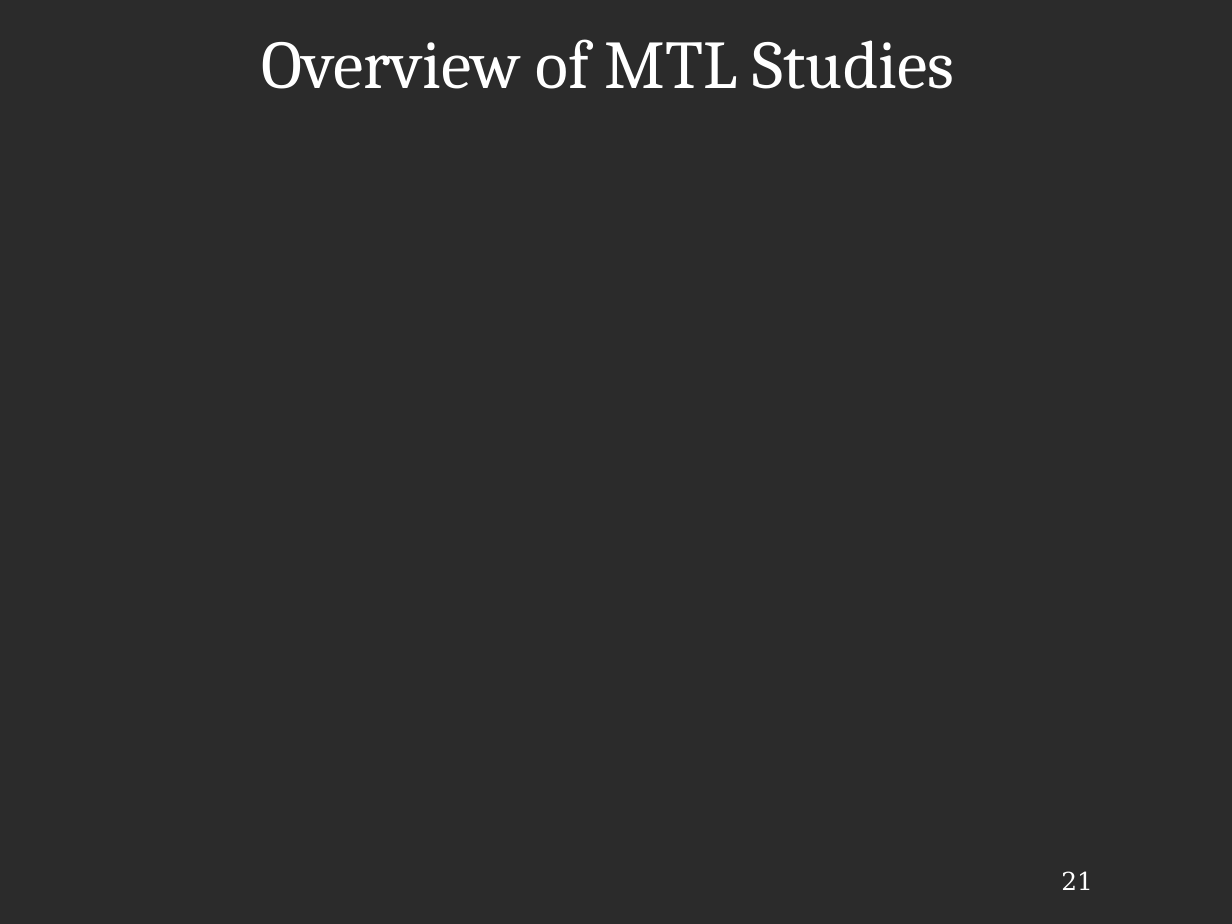
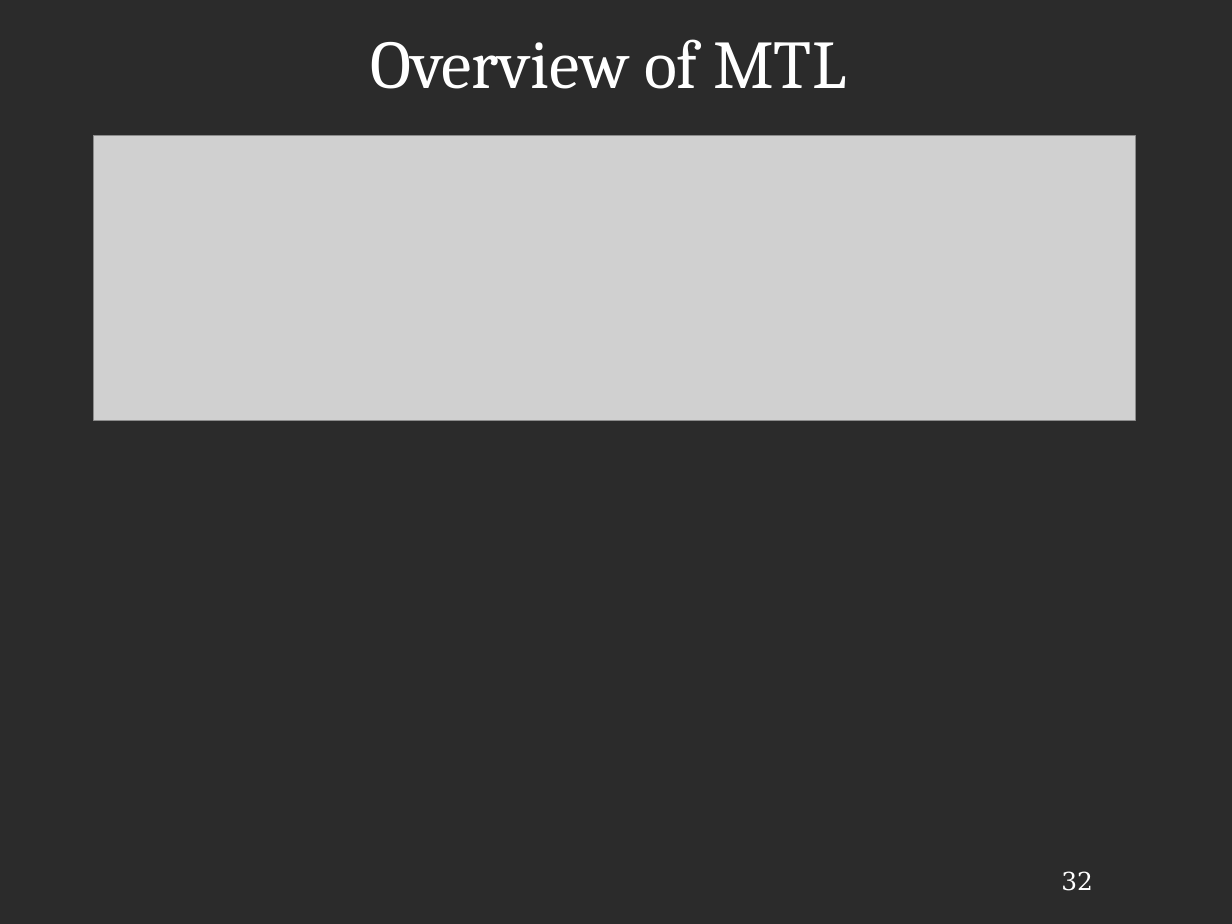
Before and after one commit to JRMeyer/defense, a slide deck: slide 32 of defense.odp (slide 21 before the commit). Drawn at 1232x924 pixels with LibreOffice and Linux fonts; fonts in the diff are those of the drawing; grey boxes stand for pictures; background and template pictures are left out; a plain dark background stands for a picture behind light text. Boxes give left, top, right and bottom in pixels: in the first picture for what was removed or moved away, otherwise in the second. Text is boxed around its words. In the diff, an @@ line names an element or a change of style, - is before the commit and + after.

```diff
--- a/defense.odp
+++ b/defense.odp
@@ title at [370, 39, 846, 89]: text changed @@
-Overview of MTL Studies
+Overview of MTL
@@ picture added at [94, 135, 1136, 420] @@
@@ page number at [1061, 871, 1093, 891]: text changed @@
-21
+32
```
Also in this commit, not shown: 22 other slides changed, 14 slides added, 1 slide removed, 4 other files.
